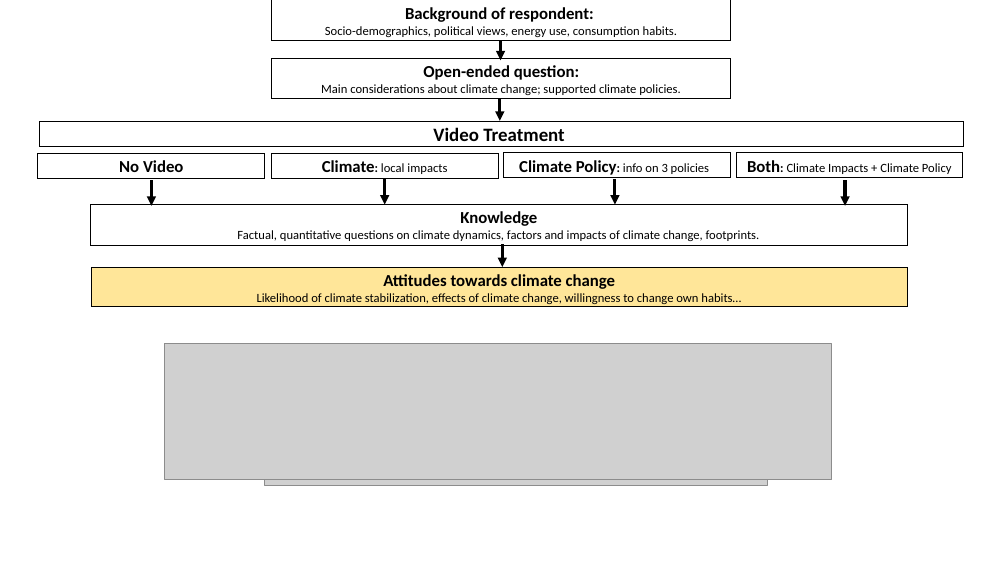
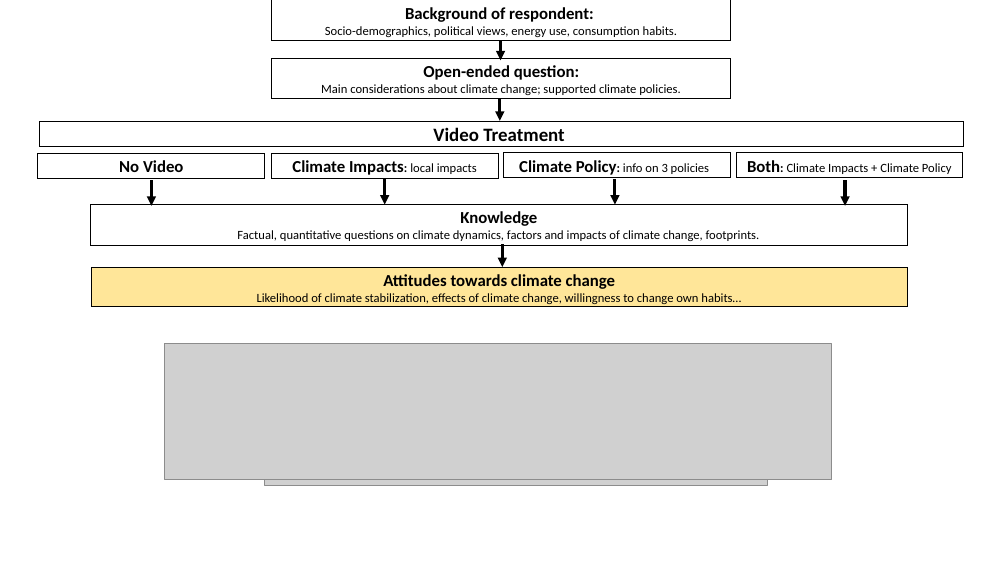
Before and after one commit to mariuslehenaff/oecd_climate, a slide deck: slide 6 of figures/survey_flow/survey_flow_new.pptx. Drawn at 1008x567 pixels with LibreOffice and Linux fonts; fonts in the diff are those of the drawing; grey boxes stand for pictures. Boxes give left, top, right and bottom in pixels: in the first picture for what was removed or moved away, otherwise in the second. Text is boxed around its words. In the diff, an @@ line names an element or a change of style, - is before the commit and + after.

```diff
--- a/figures/survey_flow/survey_flow_new.pptx
+++ b/figures/survey_flow/survey_flow_new.pptx
@@ text in rectangle at [292, 160, 477, 175]: text changed; size 12 to 16 pt; bold on @@
-Climate: local impacts
+Climate Impacts: local impacts
```
Also in this commit, not shown: 5 other slides changed, 19 other files.
